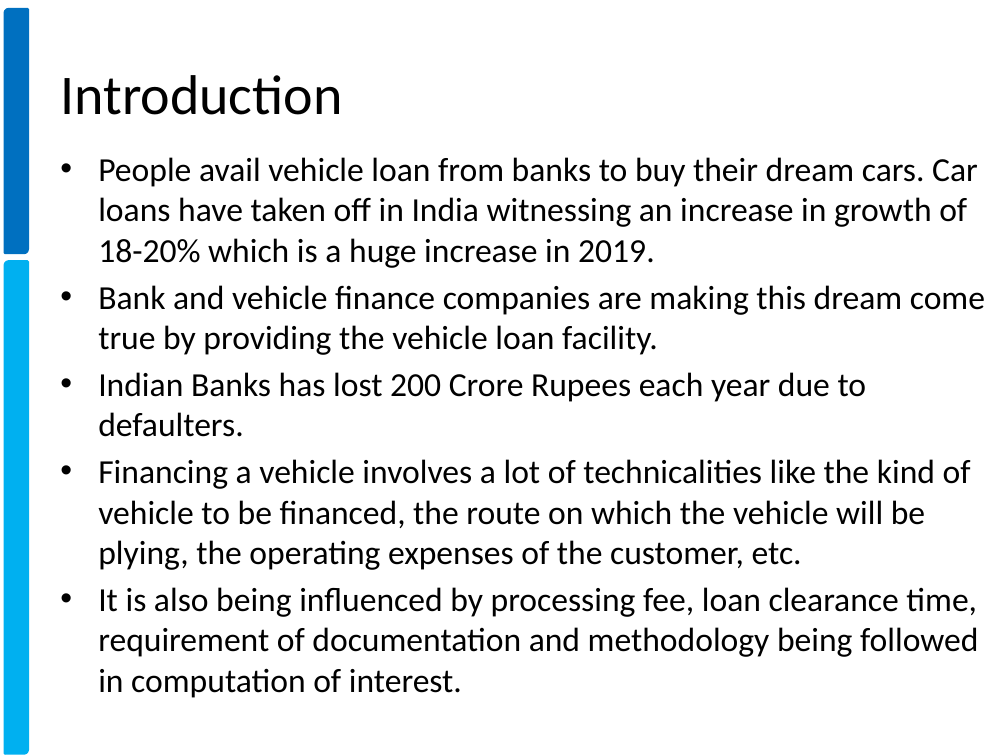
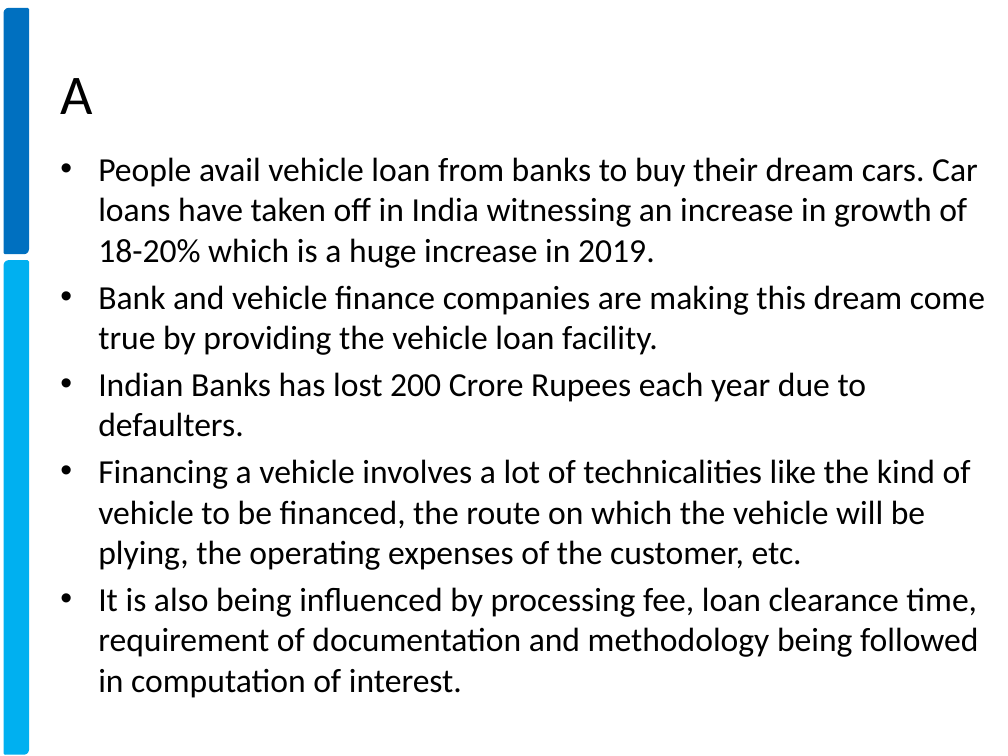
Before and after one commit to xavierigneous/Vehicle-Loan-Default-Prediction, a slide deck: slide 2 of Pravin Kumar/Vehicle Loan Default Prediction.pptx. Drawn at 1008x756 pixels with LibreOffice and Linux fonts; fonts in the diff are those of the drawing; background and template pictures are left out. Boxes give left, top, right and bottom in pixels: in the first picture for what was removed or moved away, otherwise in the second. Text is boxed around its words. In the diff, an @@ line names an element or a change of style, - is before the commit and + after.

```diff
--- a/Pravin Kumar/Vehicle Loan Default Prediction.pptx
+++ b/Pravin Kumar/Vehicle Loan Default Prediction.pptx
@@ title at (60, 78, 92, 114): text changed @@
-Introduction
+A
```
Also in this commit, not shown: 6 other slides changed, 8 slides added, 5 slides removed, 3 other files.
